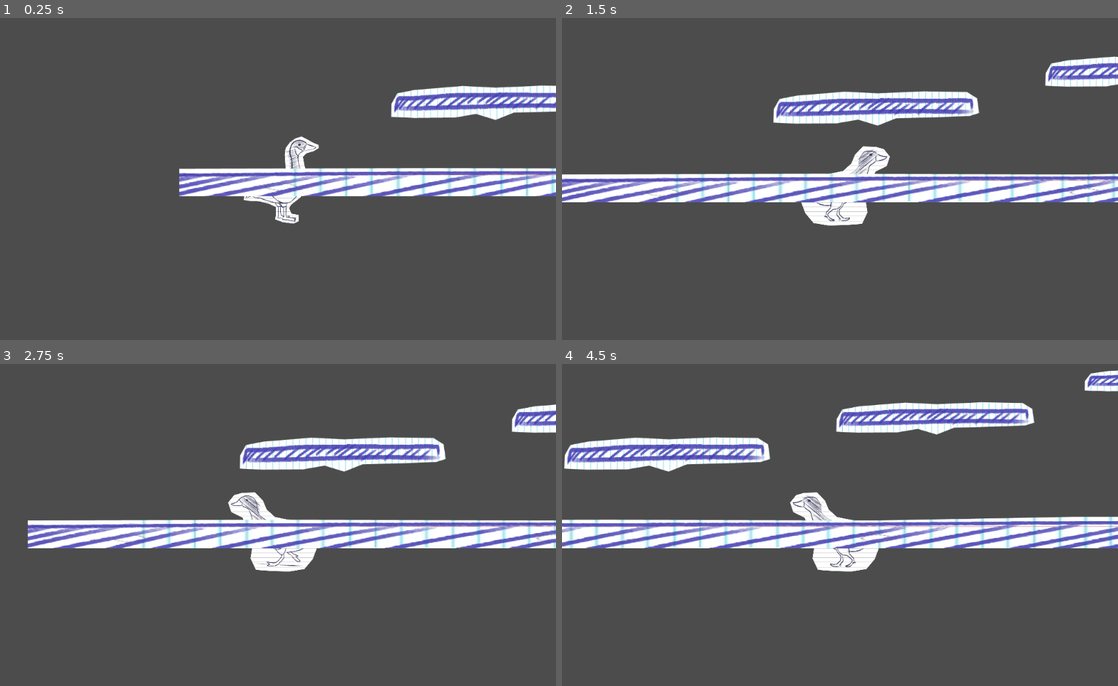
Above: before the commit, frames 1-4 (two rows, left to right).
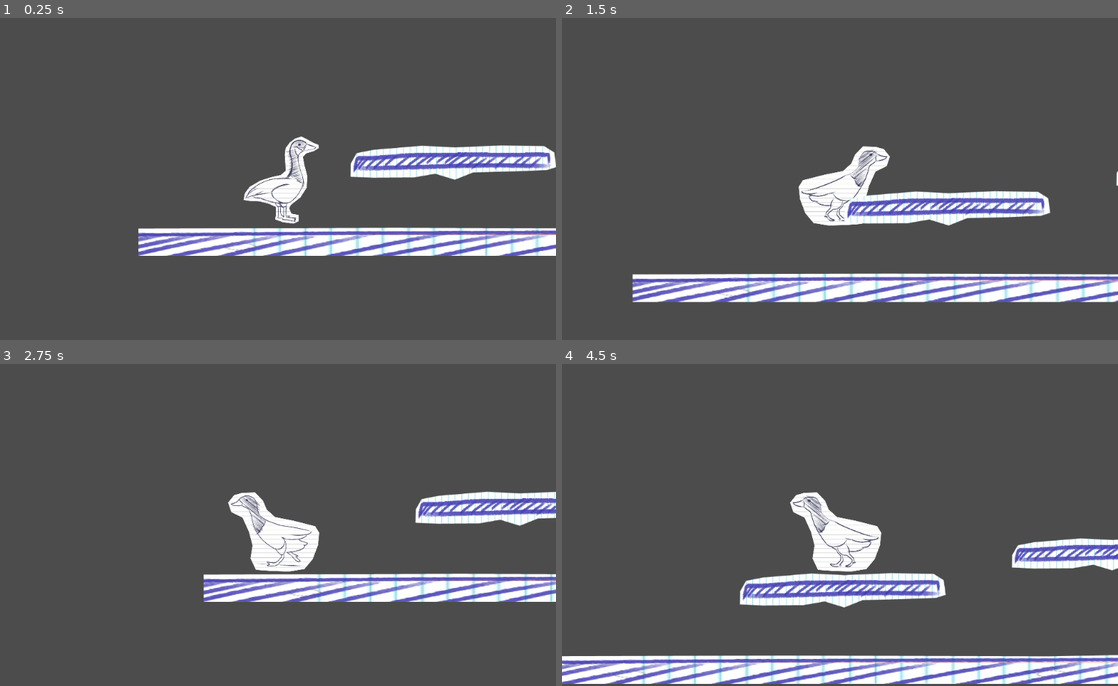
Above: after the commit, the same moments.

Repository: blacheo/Game-Jam-Fall-2022
Game: Godot game, scene res://Main.tscn
Two runs of this game, one before a commit and one after it. Both use one fixed random seed, a clock stepped at 60 frames per second and the inputs below. This scene is started directly instead of the project's main scene.
Inputs:
- Up to frame 1 (0.25 s): no input
- Up to frame 2 (1.5 s): hold D (ui_right) from 0.53 s (still down); tap W (ui_up) at 0.77 s
- Up to frame 3 (2.75 s): tap W (ui_up) at 1.52 s; release D (ui_right) at 2.03 s; hold A (ui_left) from 2.03 s (still down)
- Up to frame 4 (4.5 s): release A (ui_left) at 2.78 s; hold D (ui_right) 2.78-4.28 s; tap W (ui_up) at 3.02, 3.77 s; hold A (ui_left) from 4.28 s (still down)

The runs differ from the first frame. In frame 1, 17% of the frame differs, in the area x 24-100%, y 20-74%; in frame 2, 22%; in frame 3, 19%; in frame 4, 28%, in the area x 0-100%, y 1-100%.

Commit message:
Updated Collision
Makes it clear the level

Diff:
--- a/Main.tscn
+++ b/Main.tscn
@@ -6,7 +6,7 @@
 [node name="Node" type="Node"]
 
 [node name="Player" parent="." instance=ExtResource( 1 )]
-position = Vector2( 200, 75 )
+position = Vector2( 275, -33 )
 scale = Vector2( 0.25, 0.25 )
 
 [node name="Platform" parent="." instance=ExtResource( 2 )]
--- a/Platform.tscn
+++ b/Platform.tscn
@@ -4,7 +4,7 @@
 [ext_resource path="res://GI game jam Fall 2022/platform.png" type="Texture" id=2]
 
 [sub_resource type="RectangleShape2D" id=1]
-extents = Vector2( 965.75, 28 )
+extents = Vector2( 968.5, 37 )
 
 [sub_resource type="SegmentShape2D" id=2]
 b = Vector2( 1, -1119 )
@@ -19,6 +19,7 @@
 extents = Vector2( 195.5, 10 )
 
 [node name="Platform" type="StaticBody2D"]
+position = Vector2( 0, -9 )
 
 [node name="Sprite" type="Sprite" parent="."]
 position = Vector2( 1359.77, -25.5895 )
@@ -27,7 +28,7 @@
 offset = Vector2( -149, -249 )
 
 [node name="CollisionShape2D" type="CollisionShape2D" parent="."]
-position = Vector2( 970, -35 )
+position = Vector2( 968.5, -27 )
 shape = SubResource( 1 )
 one_way_collision = true
 
--- a/Player.gd
+++ b/Player.gd
@@ -1,10 +1,10 @@
 extends KinematicBody2D
 
-const ZERO_VELOCITY_Y = 3.4
+const ZERO_VELOCITY_Y = 6.7
 
 const RUN_SPEED = 350
-const JUMP_SPEED = 200 # Pixels up
-const GRAVITY = 200
+const JUMP_SPEED = 400 # Pixels up
+const GRAVITY = 400
 
 var velocity = Vector2()
 
@@ -24,6 +24,7 @@
 		velocity.x -= RUN_SPEED
 		$AnimatedSprite.flip_h = true
 
+	print(velocity.y)
 	if abs(velocity.x) > 0 or abs(velocity.y) > ZERO_VELOCITY_Y:
 		$AnimatedSprite.animation = "running"
 	else:
